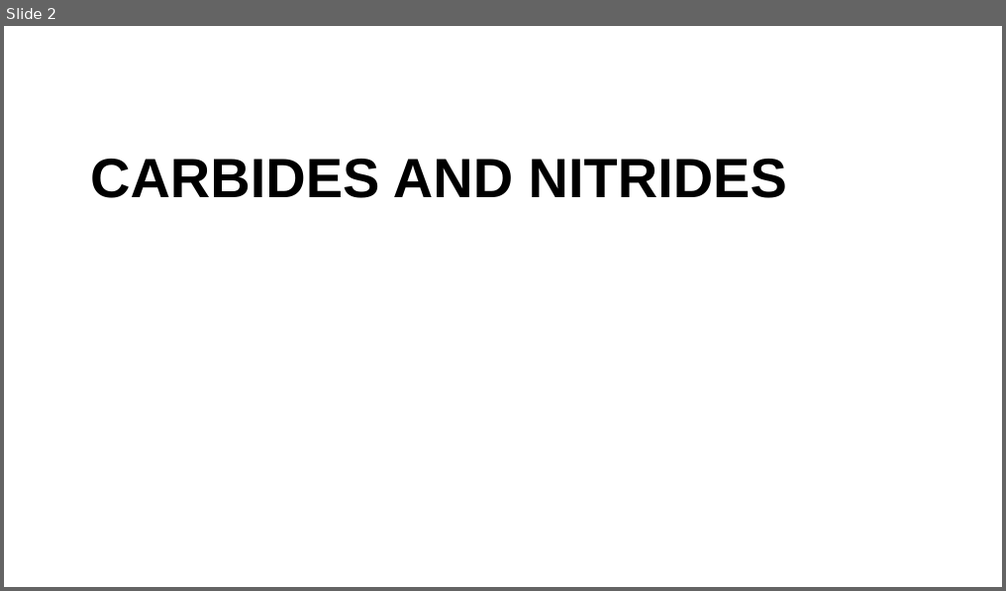
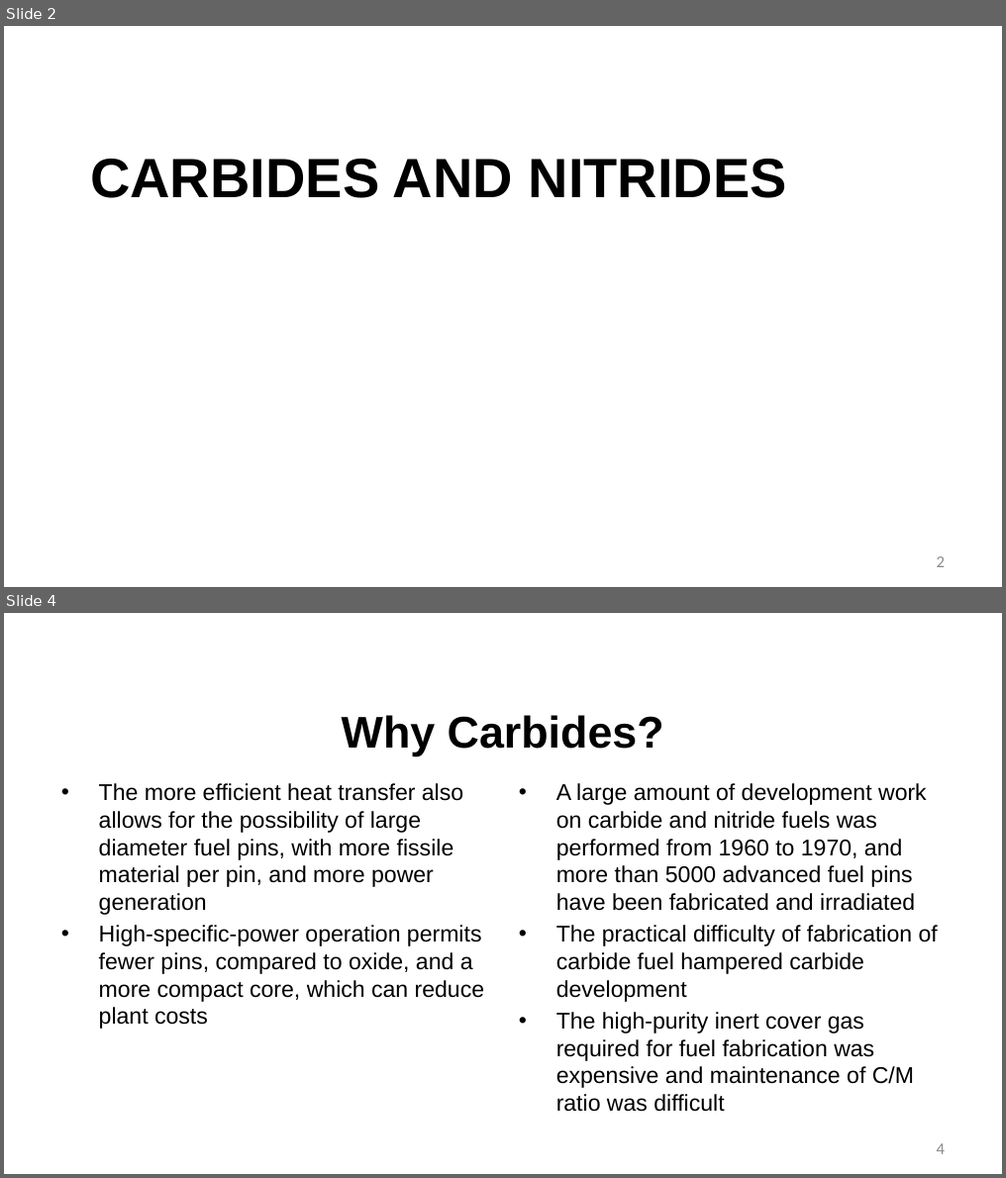
Before and after one commit to benbeeler/TEACHING, a slide deck: Advanced Reactor Materials/LecX_carbide_nitride.pptx. Shown one above the other, each under a label of ours: slide 2 before the commit, slides 2 and 4 after it; the slides between them are not shown. The pictures are 1006x591 and 1006x1178 pixels, drawn with LibreOffice and Linux fonts; fonts in the diff are those of the drawing; background and template pictures are left out. Boxes give left, top, right and bottom in pixels: in the first picture for what was removed or moved away, otherwise in the second. Text is boxed around its words. In the diff, an @@ line names an element or a change of style, - is before the commit and + after.

```diff
--- a/Advanced Reactor Materials/LecX_carbide_nitride.pptx
+++ b/Advanced Reactor Materials/LecX_carbide_nitride.pptx
@@ slide 4 added at (4, 613, 1002, 1174), background #FFFFFF @@
@@ title added at (342, 715, 664, 757), 42.7 pt, text #000000, bold @@
+Why Carbides?
@@ text added at (99, 783, 484, 1029), 22 pt, text #000000 @@
+• The more efficient heat transfer also allows for the possibility of large diameter fuel pins, with more fissile material per pin, and more power generation
+• High-specific-power operation permits fewer pins, compared to oxide, and a more compact core, which can reduce plant costs
@@ text added at (556, 783, 938, 1112), 22 pt, text #000000 @@
+• A large amount of development work on carbide and nitride fuels was performed from 1960 to 1970, and more than 5000 advanced fuel pins have been fabricated and irradiated
+• The practical difficulty of fabrication of carbide fuel hampered carbide development
+• The high-purity inert cover gas required for fuel fabrication was expensive and maintenance of C/M ratio was difficult
@@ page number added at (937, 1144, 944, 1155), 16 pt, text #8C8C8C @@
+4
@@ slide 2 changed as well @@
@@ page number added at (937, 557, 944, 568), 16 pt, text #8C8C8C @@
+2
```
Also in this commit, not shown: 1 other slide changed, 8 other slides added, 2 other files.
